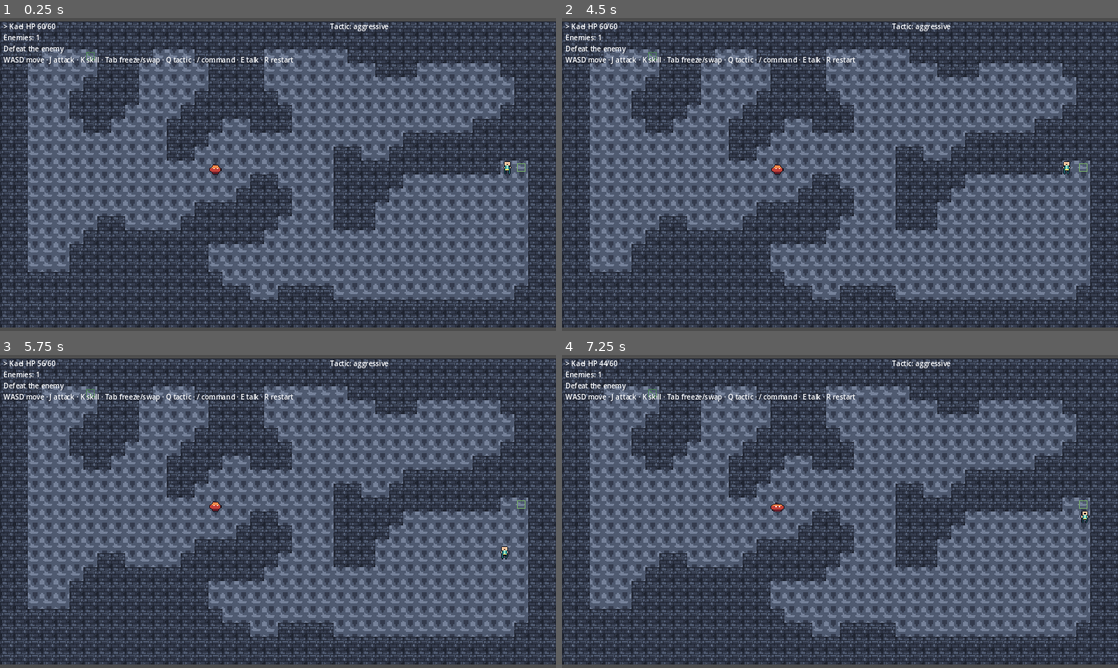
Above: before the commit, frames 1-4 (two rows, left to right).
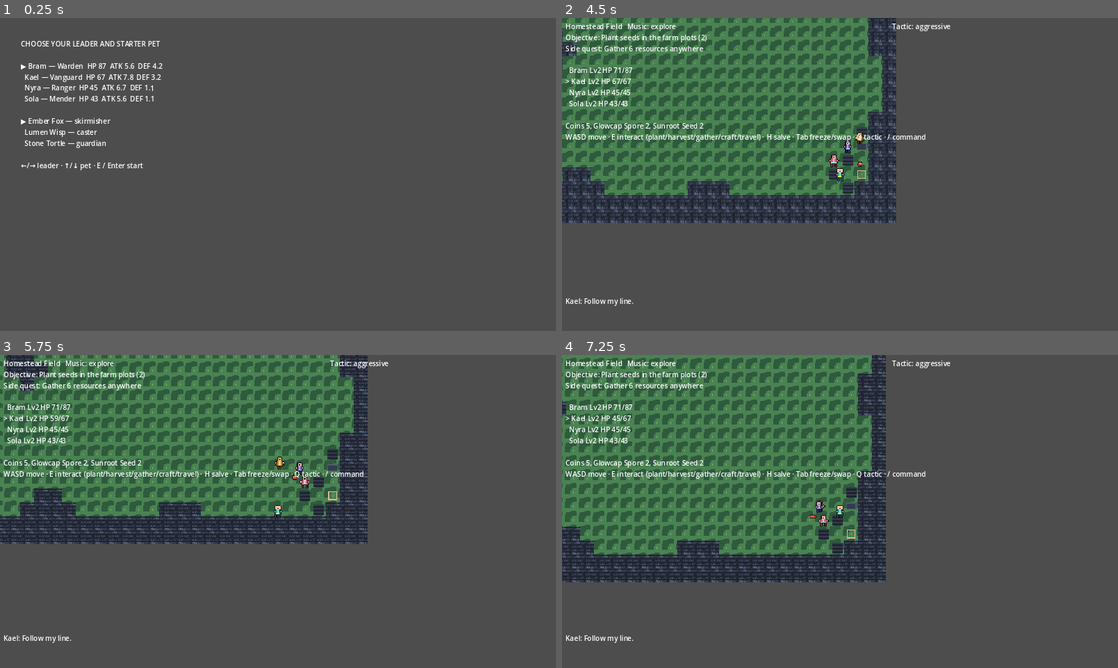
Above: after the commit, the same moments.

Repository: RechargedIdeas/assetfabric
Game: Godot game, scene res://scenes/boot.tscn
Two runs of this game, one before a commit and one after it. Both use one fixed random seed, a clock stepped at 60 frames per second and the inputs below.
Inputs:
- Up to frame 1 (0.25 s): no input
- Up to frame 2 (4.5 s): tap Enter at 0.5 s; hold D (move_right) 0.53-1.28 s; hold J (attack) 0.53-1.28 s; tap Space at 0.77, 1.52, 3.02, 3.77 s; tap E (interact) at 0.8, 1.35, 2.3, 2.85, 3.8 s; tap R (restart) at 1.25, 4.25 s; hold S (move_down) 1.28-2.03 s; tap J (attack) at 1.55, 3.05 s; hold D (move_right) 2.03-2.78 s; hold J (attack) 2.03-2.78 s; hold W (move_up) 2.78-3.53 s; hold A (move_left) from 3.53 s (still down); tap Tab (swap) at 3.6 s; tap 1 at 4.35 s
- Up to frame 3 (5.75 s): tap Space at 4.52 s; tap J (attack) at 4.55 s; release A (move_left) at 5.03 s; hold S (move_down) from 5.03 s (still down); hold H from 5.03 s (still down); tap E (interact) at 5.3 s
- Up to frame 4 (7.25 s): release S (move_down) at 5.78 s; release H at 5.78 s; hold D (move_right) 5.78-6.53 s; tap Enter at 5.85 s; tap Space at 6.02, 6.77 s; tap J (attack) at 6.05 s; hold W (move_up) from 6.53 s (still down); hold J (attack) from 6.53 s (still down); tap E (interact) at 6.8 s

The runs differ from the first frame. In frame 1, 98% of the frame differs, in the area x 0-100%, y 1-99%; in frame 2, 96%; in frame 3, 97%; in frame 4, 97%.

Commit message:
wip(F7): export presets, packaging (stage/export/verify), PWAPipeline, ShuttleLine contract, BoltPack SBOM; web-safe pid, net report, input remap, savecheck import/rewrite

Diff:
--- a/games/game-zero/autoload/fabric.gd
+++ b/games/game-zero/autoload/fabric.gd
@@ -60,6 +60,69 @@
 			out[kv[0]] = kv[1]
 		else:
 			out[s] = true
+	return out
+
+
+## Process id for diagnostics; the Web platform has none (returns -1 instead of erroring).
+func pid() -> int:
+	return -1 if OS.has_feature("web") else OS.get_process_id()
+
+
+## Platform label used in cross-platform reports (F7): desktop / android / web.
+func platform_id() -> String:
+	if OS.has_feature("web"):
+		return "web"
+	if OS.has_feature("android"):
+		return "android"
+	return "desktop"
+
+
+## G-NET-01: Game Zero v1 is solo/offline. Nothing in the game opens a socket; the multiplayer API stays
+## on Godot's OfflineMultiplayerPeer. This report is printed by the F7 acceptance on every target.
+func net_report() -> Dictionary:
+	var peer := get_tree().get_multiplayer().multiplayer_peer
+	return {"peer": peer.get_class() if peer else "null", "offline_peer": peer is OfflineMultiplayerPeer,
+		"has_multiplayer_peer": get_tree().get_multiplayer().has_multiplayer_peer(), "platform": platform_id()}
+
+
+## G-A11Y-01 (data level): `profile.settings.input_remap` = {action: ["Key name", ...]} replaces that
+## action's keyboard events (names as OS.find_keycode_from_string, e.g. "F", "Shift"). Unknown actions /
+## keys are skipped and reported. Empty remap restores INPUT_SCHEMA.
+var input_remap_applied: Dictionary = {}
+
+func apply_input_remap(remap: Dictionary) -> Dictionary:
+	var rep := {"applied": {}, "skipped": []}
+	for action in INPUT_SCHEMA:
+		InputMap.action_erase_events(action)
+		var keys: Array = []
+		if remap.has(action) and typeof(remap[action]) == TYPE_ARRAY and not remap[action].is_empty():
+			for name in remap[action]:
+				var code := OS.find_keycode_from_string(str(name))
+				if code == KEY_NONE:
+					rep["skipped"].append("%s:%s" % [action, name])
+				else:
+					keys.append(code)
+		if keys.is_empty():
+			keys = INPUT_SCHEMA[action]
+		elif remap.has(action):
+			rep["applied"][action] = remap[action]
+		for key in keys:
+			var ev := InputEventKey.new()
+			ev.physical_keycode = key
+			InputMap.action_add_event(action, ev)
+	for action in remap:
+		if not INPUT_SCHEMA.has(action):
+			rep["skipped"].append(str(action))
+	input_remap_applied = rep
+	return rep
+
+
+## Keys currently bound to an action (for reports / the remap round-trip check).
+func action_keys(action: String) -> Array:
+	var out := []
+	for ev in InputMap.action_get_events(action):
+		if ev is InputEventKey:
+			out.append(OS.get_keycode_string(ev.physical_keycode))
 	return out
 
 
--- a/games/game-zero/autoload/live.gd
+++ b/games/game-zero/autoload/live.gd
@@ -3,7 +3,7 @@
 ## Forge writes tickets (forge/live.py); this autoload polls HEAD, validates, and hands
 ## tickets to the active scene, which commits them at a tick boundary, probes, and acks.
 ## Everything is file based (no sockets): works headless, on desktop dev builds and in CI.
-## Disabled in release builds unless `--live-dir=` is passed explicitly.
+## Disabled in exported builds unless `--live-dir=` is passed explicitly.
 
 const POLL_FRAMES := 6          # physics frames between HEAD polls (~10 Hz)
 
@@ -18,7 +18,8 @@
 
 func _ready() -> void:
 	var explicit: String = str(Fabric.arg("live-dir", ""))
-	enabled = explicit != "" or (OS.is_debug_build() and not Fabric.flag("no-live"))
+	# F7: exported builds (even debug APK/web) never open the channel implicitly — only the editor/dev runtime does.
+	enabled = explicit != "" or (OS.has_feature("editor") and not Fabric.flag("no-live"))
 	dir = explicit if explicit != "" else ProjectSettings.globalize_path("res://").path_join("../../.fabric/live/game-zero").simplify_path()
 	allow_fault = Fabric.flag("allow-fault-injection")
 	if enabled:
@@ -209,7 +210,7 @@
 ## in-flight ticket with no ack quarantines it instead of re-applying a poison ticket.
 func begin(n: int) -> void:
 	if enabled:
-		_atomic_write(dir.path_join("inflight.json"), {"ticket": n, "pid": OS.get_process_id()})
+		_atomic_write(dir.path_join("inflight.json"), {"ticket": n, "pid": Fabric.pid()})
 
 
 func end_flight() -> void:
--- a/games/game-zero/autoload/save.gd
+++ b/games/game-zero/autoload/save.gd
@@ -17,6 +17,12 @@
 	var d := str(Fabric.arg("save-dir", ""))
 	dir = d if d != "" else ProjectSettings.globalize_path("user://saves")
 	DirAccess.make_dir_recursive_absolute(dir)
+	# G-A11Y-01: a remap stored in the profile follows the player across devices (F7).
+	var raw := _read(path())
+	if typeof(raw.get("profile")) == TYPE_DICTIONARY and typeof(raw["profile"].get("settings")) == TYPE_DICTIONARY:
+		var rm = raw["profile"]["settings"].get("input_remap", {})
+		if typeof(rm) == TYPE_DICTIONARY and not rm.is_empty():
+			Fabric.apply_input_remap(rm)
 
 
 # --------------------------------------------------------------------------- canonical form
@@ -209,5 +215,8 @@
 		last_load["ok"] = true
 		last_load["migrated_from"] = m[1]
 		last_load["recovered_from_backup"] = candidate.ends_with(".bak")
+		var rm = s["profile"].get("settings", {}).get("input_remap", {})
+		if typeof(rm) == TYPE_DICTIONARY and not rm.is_empty():
+			Fabric.apply_input_remap(rm)
 		return s
 	return {}
--- a/games/game-zero/project.godot
+++ b/games/game-zero/project.godot
@@ -9,7 +9,7 @@
 
 config/name="Game Zero"
 config/description="AssetFabric MVP — 8-bit fighter/farming hybrid"
-config/version="0.6.0+f6"
+config/version="0.7.0+f7"
 run/main_scene="res://scenes/boot.tscn"
 config/features=PackedStringArray("4.3", "GL Compatibility")
 config/icon="res://icon.svg"
@@ -33,6 +33,8 @@
 renderer/rendering_method="gl_compatibility"
 renderer/rendering_method.mobile="gl_compatibility"
 textures/canvas_textures/default_texture_filter=0
+; F7: Android export requires ETC2/ASTC import support enabled (no effect on the runtime-loaded PNGs).
+textures/vram_compression/import_etc2_astc=true
 
 [internationalization]
 
--- a/games/game-zero/scenes/boot.gd
+++ b/games/game-zero/scenes/boot.gd
@@ -1,11 +1,14 @@
 extends Node
 ## Boot scene — env gate (F0) then routes to the requested scene.
-## User args (after `--`): --scene=<name> (default sandbox), --boot-only.
+## User args (after `--`): --scene=<name> (default slice since F7 — a shipped build opens the game),
+## --boot-only, --net-report (G-NET-01: print the dormant-network report and quit).
 
 func _ready() -> void:
 	print("Game Zero F0 boot OK — AssetFabric env gate")
-	if Fabric.flag("boot-only"):
+	if Fabric.flag("net-report"):
+		print("FABRIC_RESULT " + JSON.stringify({"net": Fabric.net_report(), "version": ProjectSettings.get_setting("application/config/version")}))
+	if Fabric.flag("boot-only") or Fabric.flag("net-report"):
 		get_tree().quit(0)
 		return
-	var scene: String = Fabric.arg("scene", "sandbox")
+	var scene: String = Fabric.arg("scene", "slice")
 	get_tree().change_scene_to_file.call_deferred("res://scenes/%s.tscn" % scene)
--- a/games/game-zero/scenes/encounter.gd
+++ b/games/game-zero/scenes/encounter.gd
@@ -350,7 +350,7 @@
 
 
 func _publish_status(ready: bool) -> void:
-	Live.status({"ready": ready, "scene": encounter["id"], "tick": sim.tick, "pid": OS.get_process_id(), "applied": Live.applied,
+	Live.status({"ready": ready, "scene": encounter["id"], "tick": sim.tick, "pid": Fabric.pid(), "applied": Live.applied,
 		"outcome": sim.outcome(), "tuned": _tuned(), "resume": resume_info, "full_hash": sim.full_hash(),
 		"hb_unix": Time.get_unix_time_from_system()})
 
--- a/games/game-zero/scenes/slice.gd
+++ b/games/game-zero/scenes/slice.gd
@@ -538,6 +538,7 @@
 	_record_party()
 	var final: Dictionary = ws.to_save()
 	var result := {"slice": _slice_report(final, (Time.get_ticks_usec() - t0) / 1000.0)}
+	result["slice"]["net"] = Fabric.net_report()    # F7 G-NET-01: solo run with the network stack dormant
 	print("FABRIC_RESULT " + JSON.stringify(result))
 	var ok: bool = result["slice"]["completed"]
 	print("SLICE %s %s" % [ws.leader + "+" + ws.pet, "OK" if ok else "FAIL"])
--- a/games/game-zero/tools/savecheck.gd
+++ b/games/game-zero/tools/savecheck.gd
@@ -1,10 +1,30 @@
 extends Node
-## Save tooling scene (F5): `--scene=savecheck --save-dir=<dir> [--fixtures=<file.json>]`.
-## Loads slot0 (with backup fallback + migration) and migrates every fixture with the
-## GDScript migrations, printing one `FABRIC_RESULT` line for forge (parity with forge/save.py).
+## Save tooling scene (F5, cross-platform in F7):
+##   `--scene=savecheck --save-dir=<dir> [--fixtures=<file.json>] [--import-b64=<base64 save>] [--rewrite]`
+## Loads slot0 (with backup fallback + migration) and migrates every fixture with the GDScript
+## migrations, printing one `FABRIC_RESULT` line for forge (parity with forge/save.py).
+## F7 (G-SAVE-01): `--import-b64` drops a save produced on another platform into this platform's save
+## dir (on Web that is IndexedDB-backed user://) before loading; `--rewrite` writes the loaded save back
+## through the normal atomic writer so the next platform receives *this* platform's bytes
+## (`file_b64`). `net` / `platform` / `input` are reported for G-NET-01 / G-A11Y-01.
+## (`--save-dir` is optional; default user://saves.)
 
 func _ready() -> void:
-	var out := {"loaded": Save.load_slot(), "last_load": Save.last_load, "migrated": {}}
+	var imp := str(Fabric.arg("import-b64", ""))
+	if imp != "":
+		var f := FileAccess.open(Save.path(), FileAccess.WRITE)
+		f.store_buffer(Marshalls.base64_to_raw(imp))
+		f.close()
+	var loaded := Save.load_slot()
+	var out := {"loaded": loaded, "last_load": Save.last_load, "migrated": {}, "platform": Fabric.platform_id(),
+		"os": OS.get_name(), "net": Fabric.net_report(), "imported": imp != ""}
+	if Fabric.flag("rewrite") and not loaded.is_empty():
+		out["rewrite_checksum"] = Save.write(loaded)
+		out["reloaded_equal"] = Save.canonical_json(Save.load_slot()) == Save.canonical_json(loaded)
+	if FileAccess.file_exists(Save.path()):
+		out["file_b64"] = Marshalls.raw_to_base64(FileAccess.get_file_as_bytes(Save.path()))
+	out["input"] = {"remap": Fabric.input_remap_applied, "attack": Fabric.action_keys("attack"),
+		"interact": Fabric.action_keys("interact")}
 	var fx := str(Fabric.arg("fixtures", ""))
 	if fx != "":
 		var d = JSON.parse_string(FileAccess.get_file_as_string(fx))
Not shown, added: games/game-zero/export_presets.cfg
